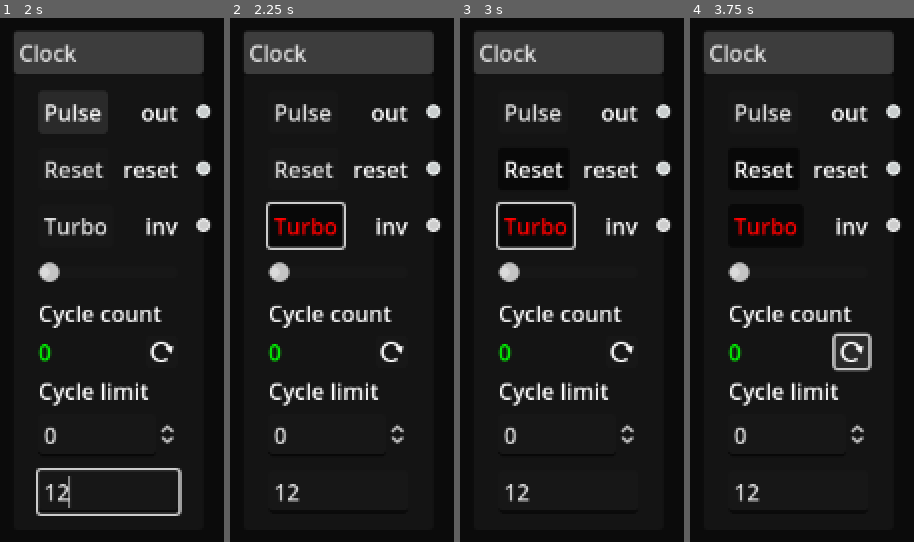
Above: before the commit, frames 1-4 (left to right).
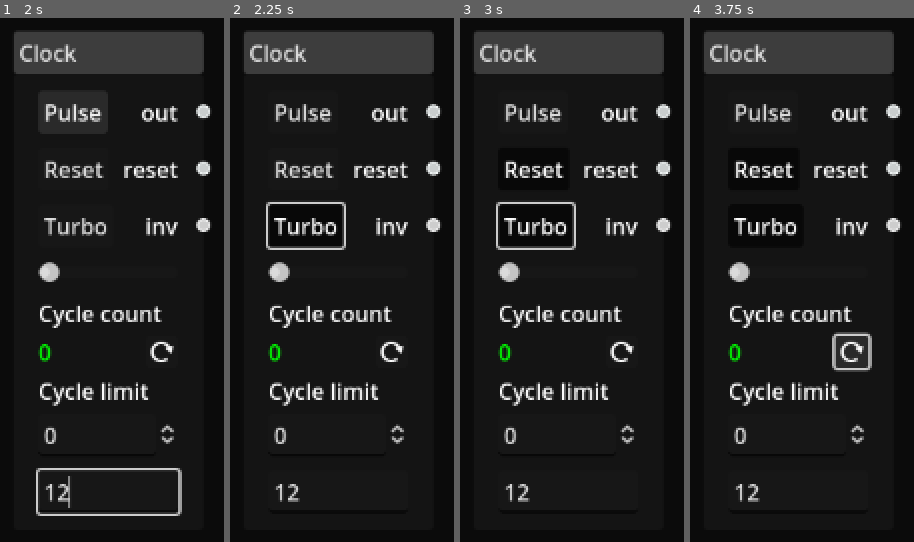
Above: after the commit, the same moments.

Repository: andrew-wilkes/logic-simulator-2
Game: Godot game, scene res://parts/Clock.tscn
Two runs of this game, one before a commit and one after it. Both use one fixed random seed, a clock stepped at 60 frames per second and the inputs below. This scene is started directly instead of the project's main scene.
Inputs (mouse positions are in pixels of both pictures, inside the frame that each line leads up to):
- Up to frame 1 (2 s): click (107, 489) at 0.52 s; type "12" at 0.6 s; click "Pulse" at 1.25 s
- Up to frame 2 (2.25 s): click "Turbo" at 2 s
- Up to frame 3 (3 s): click "Reset" at 2.75 s
- Up to frame 4 (3.75 s): click (851, 353) at 3.5 s

Frame 1 is identical in both runs. In frame 2, 0.5% of the frame differs, in the area x 19-48%, y 38-42%; in frame 3, 0.5%; in frame 4, 0.5%.
Error before the commit: Invalid access to property or key 'cycles' on a base object of type 'Nil'. (res://parts/Clock.gd:98)
Error after the commit: Invalid assignment of property or key 'level' with value of type 'bool' on a base object of type 'Nil'. (res://parts/Clock.gd:105)

Commit message:
Add thread features to switches

Diff:
--- a/src/classes/circuit_input.gd
+++ b/src/classes/circuit_input.gd
@@ -5,5 +5,7 @@
 var name: String
 var port: int
 var level: bool
+var value: int
 var cycles: int # Used by clocks
 var cycle_limit: int
+var is_bus: bool
--- a/src/parts/Clock.gd
+++ b/src/parts/Clock.gd
@@ -23,7 +23,6 @@
 		display_update_timer = Timer.new()
 		get_child(-1).add_child(display_update_timer)
 		display_update_timer.timeout.connect(update_cycle_count)
-		display_update_timer.start(0.1)
 
 
 func setup():
@@ -44,6 +43,7 @@
 	reset_out = CircuitInput.new()
 	reset_out.name = name
 	reset_out.port = 1
+	display_update_timer.start(0.1)
 
 
 func _on_rate_value_changed(value):
@@ -152,7 +152,7 @@
 		controller.remove_clock(inv_clock)
 
 
-func _on_tree_exited():
+func _on_tree_exiting():
 	clock.free()
 	inv_clock.free()
 	reset_out.free()
--- a/src/parts/Clock.tscn
+++ b/src/parts/Clock.tscn
@@ -103,7 +103,6 @@
 [node name="TurboButton" type="Button" parent="HB3"]
 unique_name_in_owner = true
 layout_mode = 2
-theme_override_colors/font_pressed_color = Color(1, 0, 0, 1)
 toggle_mode = true
 text = "Turbo"
 
@@ -156,7 +155,7 @@
 [node name="Timer" type="Timer" parent="."]
 one_shot = true
 
-[connection signal="tree_exited" from="." to="." method="_on_tree_exited"]
+[connection signal="tree_exiting" from="." to="." method="_on_tree_exiting"]
 [connection signal="button_down" from="HB/PulseButton" to="." method="_on_pulse_button_button_down"]
 [connection signal="button_up" from="HB/PulseButton" to="." method="_on_pulse_button_button_up"]
 [connection signal="button_down" from="HB2/ResetButton" to="." method="_on_reset_button_button_down"]
--- a/src/parts/DIPSwitch4.gd
+++ b/src/parts/DIPSwitch4.gd
@@ -3,6 +3,7 @@
 extends Part
 
 var switches = []
+var level_outputs = []
 
 func _init():
 	category = UTILITY
@@ -20,6 +21,14 @@
 		idx += 1
 
 
+func setup():
+	for idx in switches.size():
+		var cin = CircuitInput.new()
+		cin.name = name
+		cin.port = idx
+		level_outputs.append(cin)
+
+
 func evaluate_output_level(port, level):
 	if switches[port].button_pressed:
 		update_output_level(port, level)
@@ -27,9 +36,14 @@
 
 func switch_changed(idx):
 	if switches[idx].button_pressed:
-		controller.reset_race_counters() # Cause V+ or Gnd to emit their levels
-		# Propagate the input level to the output
-		update_output_level_with_color(idx, pins.get([LEFT, idx], false))
+		var cin = level_outputs[idx]
+		cin.level = pins.get([LEFT, idx], false)
+		controller.inject_circuit_input(cin)
 	else:
 		# Set output to white color
 		set_slot_color_right(idx, Color.WHITE)
+
+
+func _on_tree_exiting():
+	for cin in level_outputs:
+		cin.free()
--- a/src/parts/DIPSwitch4.tscn
+++ b/src/parts/DIPSwitch4.tscn
@@ -142,3 +142,5 @@
 [node name="Tag" type="LineEdit" parent="."]
 layout_mode = 2
 expand_to_text_length = true
+
+[connection signal="tree_exiting" from="." to="." method="_on_tree_exiting"]
--- a/src/parts/IO.gd
+++ b/src/parts/IO.gd
@@ -13,6 +13,7 @@
 extends Part
 
 var current_value = 0 # This is accessed by the IO Manager panel
+var level_outputs = []
 
 func _init():
 	data = {
@@ -41,6 +42,19 @@
 	set_pins()
 
 
+func set_level_outputs():
+	for idx in level_outputs.size():
+		level_outputs[idx].free()
+	level_outputs.resize(data.num_wires + 1)
+	for idx in level_outputs.size():
+		var cin = CircuitInput.new()
+		cin.name = name
+		cin.port = idx
+		if idx < 1:
+			cin.is_bus = true
+		level_outputs[idx] = cin
+
+
 func set_pins():
 	# num_wires == number of bits, the bus is seperate
 	var num_wires = get_input_port_count() - 1
@@ -61,6 +75,7 @@
 	await get_tree().process_frame
 	set_pin_colors()
 	set_labels()
+	set_level_outputs()
 	# Shrinking leaves a gap at the bottom
 	size = Vector2.ZERO # Fit to the new size automatically
 
@@ -94,19 +109,23 @@
 
 func value_changed(value):
 	current_value = value
-	# The change may propagate before the race reset has occurred,
-	# so the threshold value may need to be increased
-	controller.reset_race_counters()
-	update_output_levels_from_value(value)
-	update_output_value(0, value)
+	update_output_levels_from_value(value, false)
+	var cin = level_outputs[0]
+	cin.value = value
+	controller.inject_circuit_input(cin)
 
 
-func update_output_levels_from_value(value: int):
+func update_output_levels_from_value(value: int, internal: bool):
 	# This will ignore (clip) value bits above the range that the wires cover
 	for n in data.num_wires:
 		var level = bool(value % 2)
 		value /= 2
-		update_output_level(n + 1, level)
+		if internal:
+			update_output_level(n + 1, level)
+		else:
+			var cin = level_outputs[n + 1]
+			cin.level = level
+			controller.inject_circuit_input(cin)
 
 
 func evaluate_output_level(port, level):
@@ -122,7 +141,7 @@
 	super(port, value)
 	# A speed optimization could be to not call this unless there are wire connections.
 	if update_levels:
-		update_output_levels_from_value(value)
+		update_output_levels_from_value(value, true)
 	current_value = value
 
 
@@ -151,3 +170,8 @@
 
 func update_display():
 	$Value.display_value(current_value, true, true)
+
+
+func _on_tree_exiting():
+	for cin in level_outputs:
+		cin.free()
--- a/src/parts/IO.tscn
+++ b/src/parts/IO.tscn
@@ -69,4 +69,5 @@
 layout_mode = 2
 expand_to_text_length = true
 
+[connection signal="tree_exiting" from="." to="." method="_on_tree_exiting"]
 [connection signal="value_changed" from="Value" to="." method="value_changed"]
--- a/src/parts/Keyboard.gd
+++ b/src/parts/Keyboard.gd
@@ -4,6 +4,7 @@
 
 var last_text_length = 0
 var show_placeholder = false
+var value_output: CircuitInput
 
 func _init():
 	order = 74
@@ -14,6 +15,13 @@
 	super()
 
 
+func setup():
+	value_output = CircuitInput.new()
+	value_output.name = name
+	value_output.port = OUT
+	value_output.is_bus = true
+
+
 func _on_chars_text_changed(new_text):
 	var length = new_text.length()
 	if length > last_text_length:
@@ -21,14 +29,16 @@
 		var char_code = new_text.right(1).to_ascii_buffer()[0]
 		if DEBUG:
 			print(char_code)
-		update_output_value(OUT, char_code)
+		value_output.value = char_code
+		controller.inject_circuit_input(value_output)
 	last_text_length = length
 
 
 # Emit 0 when key is released
 func _unhandled_key_input(event):
 	if not event.pressed:
-		update_output_value(OUT, 0)
+		value_output.value = 0
+		controller.inject_circuit_input(value_output)
 
 
 func _on_blink_timer_timeout():
@@ -37,3 +47,7 @@
 		$HB/Chars.placeholder_text = ">"
 	else:
 		$HB/Chars.placeholder_text = ""
+
+
+func _on_tree_exiting():
+	value_output.free()
--- a/src/parts/Keyboard.tscn
+++ b/src/parts/Keyboard.tscn
@@ -58,5 +58,6 @@
 layout_mode = 2
 expand_to_text_length = true
 
+[connection signal="tree_exiting" from="." to="." method="_on_tree_exiting"]
 [connection signal="text_changed" from="HB/Chars" to="." method="_on_chars_text_changed"]
 [connection signal="timeout" from="HB/BlinkTimer" to="." method="_on_blink_timer_timeout"]
--- a/src/parts/ToggleSwitch.gd
+++ b/src/parts/ToggleSwitch.gd
@@ -2,24 +2,28 @@
 
 extends Part
 
-var race_counter_reset_counter = 0
+var switch_output: CircuitInput
 
 func _init():
 	category = UTILITY
 	order = 86
 
 
-func output_clock(level):
-	race_counter_reset_counter += 1
-	if race_counter_reset_counter > 3:
-		race_counter_reset_counter = 0
-		controller.reset_race_counters()
-	update_output_level_with_color(OUT, level)
+func setup():
+	switch_output = CircuitInput.new()
+	switch_output.name = name
+	switch_output.port = OUT
 
 
 func _on_button_toggled(button_pressed):
-	output_clock(button_pressed)
+	switch_output.level = button_pressed
+	controller.inject_circuit_input(switch_output)
 
 
 func apply_power():
-	update_output_level_with_color(OUT, false)
+	switch_output.level = false
+	controller.inject_circuit_input(switch_output)
+
+
+func _on_tree_exiting():
+	switch_output.free()
--- a/src/parts/ToggleSwitch.tscn
+++ b/src/parts/ToggleSwitch.tscn
@@ -52,5 +52,6 @@
 [node name="Timer" type="Timer" parent="."]
 one_shot = true
 
+[connection signal="tree_exiting" from="." to="." method="_on_tree_exiting"]
 [connection signal="toggled" from="HB/Button" to="." method="_on_button_toggled"]
 [connection signal="timeout" from="Timer" to="." method="_on_timer_timeout"]
--- a/src/scenes/schematic.gd
+++ b/src/scenes/schematic.gd
@@ -87,7 +87,10 @@
 	# Have to guard against parts not existing in the scene tree any more due to changes made in the main thread
 	var part = part_references.get(cin.name)
 	if part:
-		output_level_changed_handler(part, cin.port, cin.level)
+		if cin.is_bus:
+			bus_value_changed_handler(part, cin.port, cin.value)
+		else:
+			output_level_changed_handler(part, cin.port, cin.level)
 
 
 func inject_circuit_input(cin: CircuitInput):
@@ -362,8 +365,8 @@
 		part.data = node.data
 		part.controller = self
 		add_child(part)
+		part.name = node.node_name
 		part.setup()
-		part.name = node.node_name
 		loaded_parts[part.name] = part
 		part.position_offset = Vector2(node.offset[0], node.offset[1])
 		part.tooltip_text = part.name
--- a/src/scenes/view_parts.gd
+++ b/src/scenes/view_parts.gd
@@ -74,6 +74,7 @@
 		part.controller = self
 		part.size.y = 0
 		add_child(part)
+		part.call_deferred("setup")
 		x += part.size.x + GAP
 		row_height = max(row_height, part.size.y)
 		if x > size.x:
